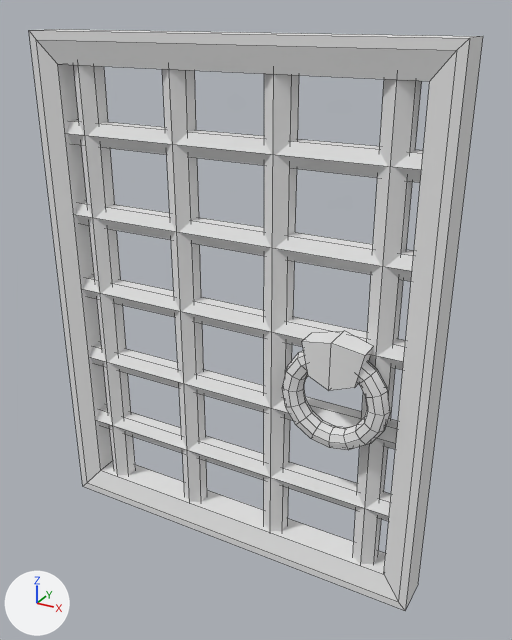
Renders of the OBJ model assets/models/buildings/door_gate.obj from each side of a commit.
The view is the same before and after, from a camera (50 mm lens) standing at (2.6, -2.68, 1.55) and looking at (1.11, 0.03, 0.2). Every picture has the same lights, and +X, +Y and +Z are marked at lower left. The first picture is the older version. Mesh edges are drawn as thin lines. Where no turn or scale is listed for an object, it has been applied to the vertices.

The first picture shows 'door_gate_Cube.2976'.
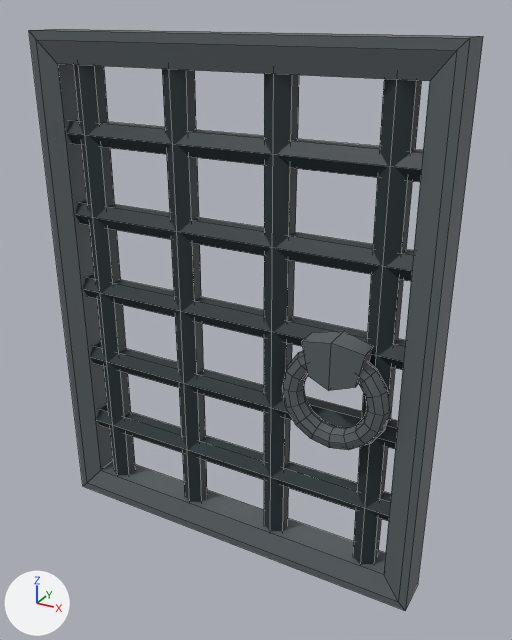
The newer file is also turned or shifted as a whole; pictures and numbers use the older file's frame.

Changed parts and their boxes [x1, y1, x2, y2] in the pictures (512 x 640 px):
'door_gate_Cube.2976', recoloured (white to dark grey): [29, 29, 483, 611] in both

Patch to the scene script:
```diff
--- a/assets/models/buildings/door_gate.obj.py
+++ b/assets/models/buildings/door_gate.obj.py
@@ mat_stonedark @@
 mat_stonedark = principled_material('StoneDark')
-mat_stonedark.base_color = (0.8, 0.8, 0.8)  # white #e7e7e7
+mat_stonedark.base_color = (0.101, 0.118, 0.128)  # dark grey #596064
 mat_stonedark.roughness = 1.0
@@ mat_black @@
 mat_black = principled_material('Black')
-mat_black.base_color = (0.8, 0.8, 0.8)  # white #e7e7e7
+mat_black.base_color = (0.0198, 0.0321, 0.0374)  # dark cyan #263236
 mat_black.roughness = 1.0
```
